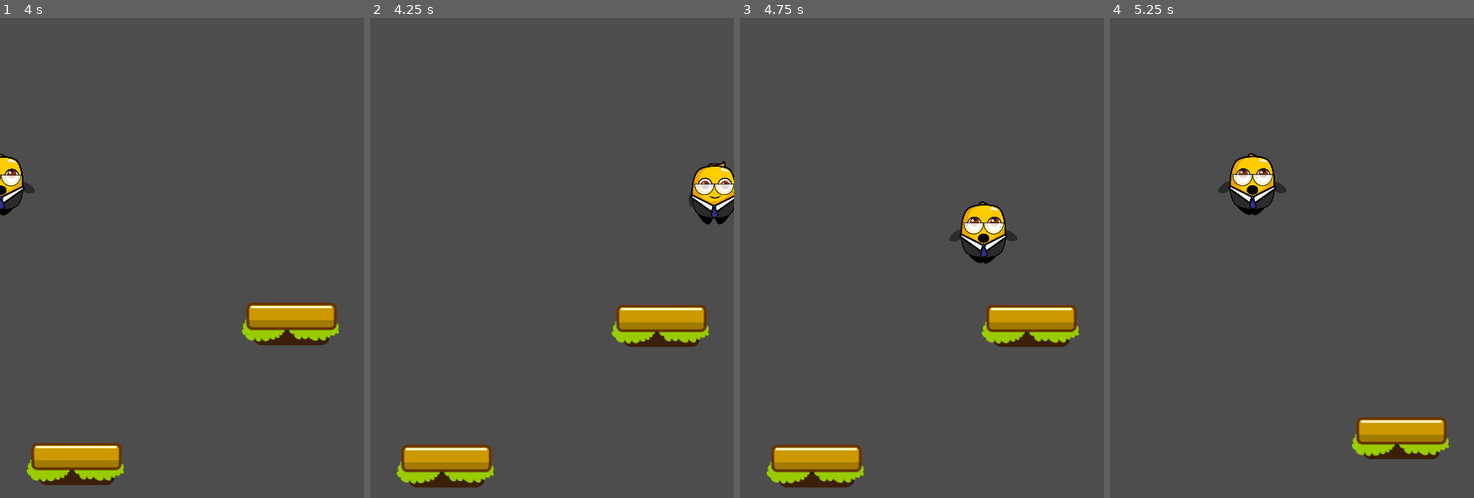
Above: before the commit, frames 1-4 (left to right).
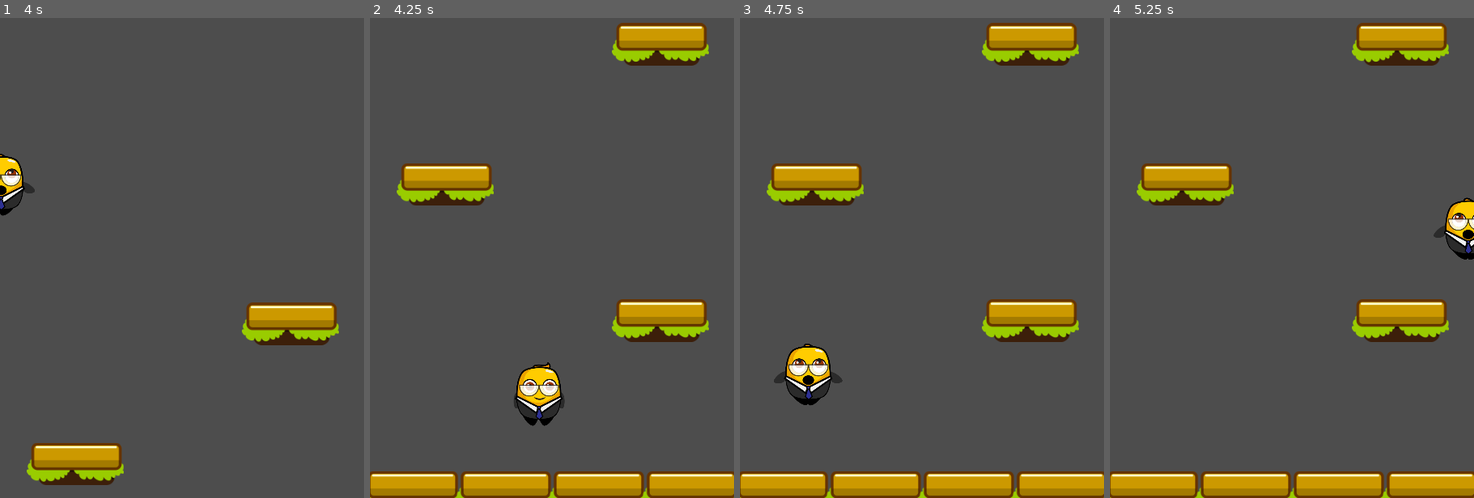
Above: after the commit, the same moments.

Repository: jrenato/jump_jam
Game: Godot game, scene res://Scenes/game.tscn
Two runs of this game, one before a commit and one after it. Both use one fixed random seed, a clock stepped at 60 frames per second and the inputs below.
Inputs:
- Up to frame 1 (4 s): hold D (move_right) 0.53-1.28 s; hold A (move_left) 1.28-2.03 s; hold D (move_right) 2.03-3.53 s; hold A (move_left) from 3.53 s (still down)
- Up to frame 2 (4.25 s): keep holding A (move_left); tap R (reset, bound only after the commit) at 4.15 s
- Up to frame 3 (4.75 s): keep holding A (move_left)
- Up to frame 4 (5.25 s): keep holding A (move_left)

Frame 1 is identical in both runs. In frame 2, 15% of the frame differs, in the area x 0-100%, y 1-100%; in frame 3, 16%; in frame 4, 16%.

Commit message:
Added reset and quit inputs

Diff:
--- a/Scripts/game.gd
+++ b/Scripts/game.gd
@@ -14,4 +14,7 @@
 
 
 func _process(delta: float) -> void:
-	pass
+	if Input.is_action_just_pressed("quit"):
+		get_tree().quit()
+	if Input.is_action_just_pressed("reset"):
+		get_tree().reload_current_scene()
--- a/project.godot
+++ b/project.godot
@@ -42,6 +42,16 @@
 , Object(InputEventKey,"resource_local_to_scene":false,"resource_name":"","device":-1,"window_id":0,"alt_pressed":false,"shift_pressed":false,"ctrl_pressed":false,"meta_pressed":false,"pressed":false,"keycode":0,"physical_keycode":4194321,"key_label":0,"unicode":0,"echo":false,"script":null)
 ]
 }
+quit={
+"deadzone": 0.5,
+"events": [Object(InputEventKey,"resource_local_to_scene":false,"resource_name":"","device":-1,"window_id":0,"alt_pressed":false,"shift_pressed":false,"ctrl_pressed":false,"meta_pressed":false,"pressed":false,"keycode":0,"physical_keycode":4194305,"key_label":0,"unicode":0,"echo":false,"script":null)
+]
+}
+reset={
+"deadzone": 0.5,
+"events": [Object(InputEventKey,"resource_local_to_scene":false,"resource_name":"","device":-1,"window_id":0,"alt_pressed":false,"shift_pressed":false,"ctrl_pressed":false,"meta_pressed":false,"pressed":false,"keycode":0,"physical_keycode":82,"key_label":0,"unicode":114,"echo":false,"script":null)
+]
+}
 
 [input_devices]
 
